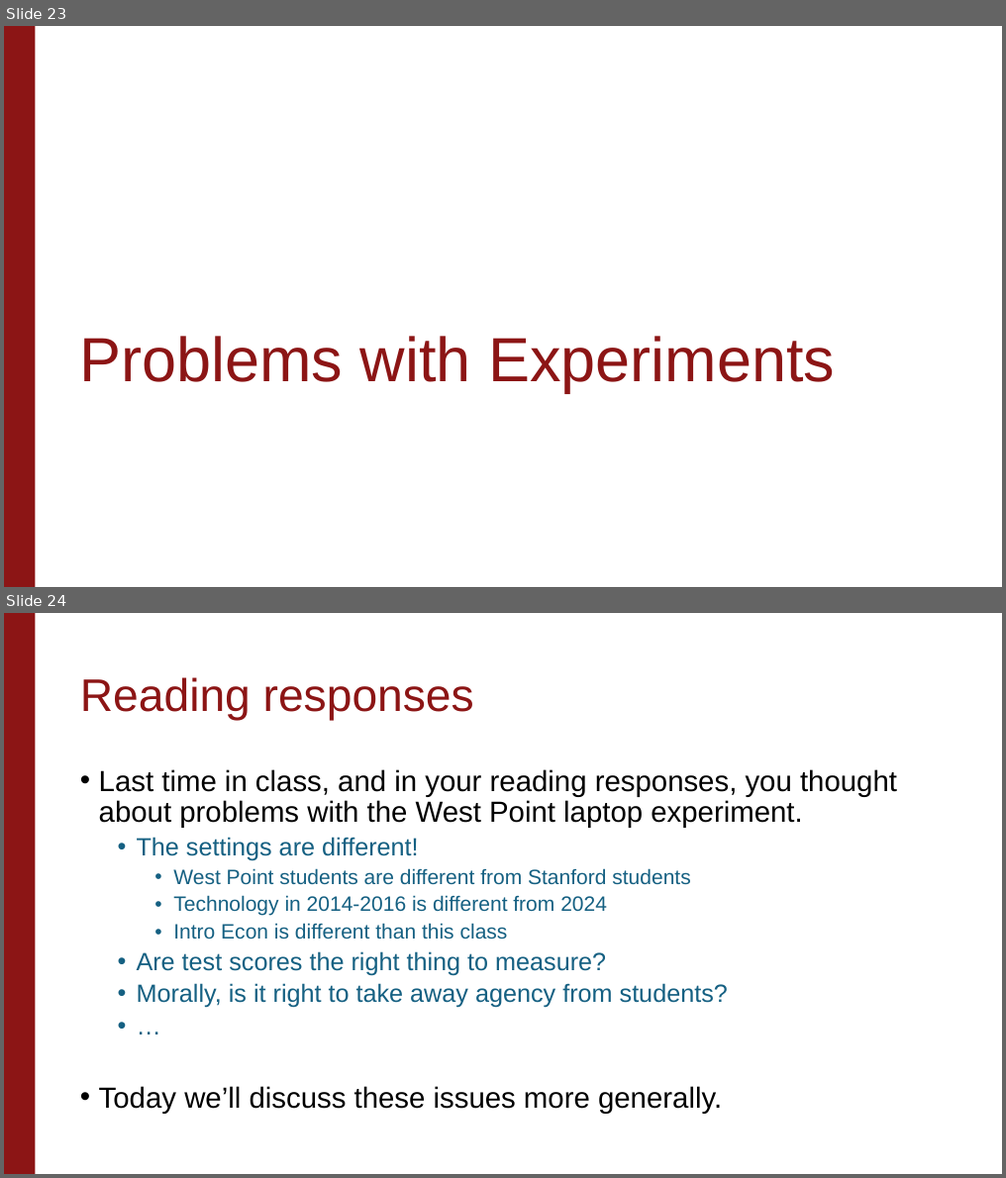
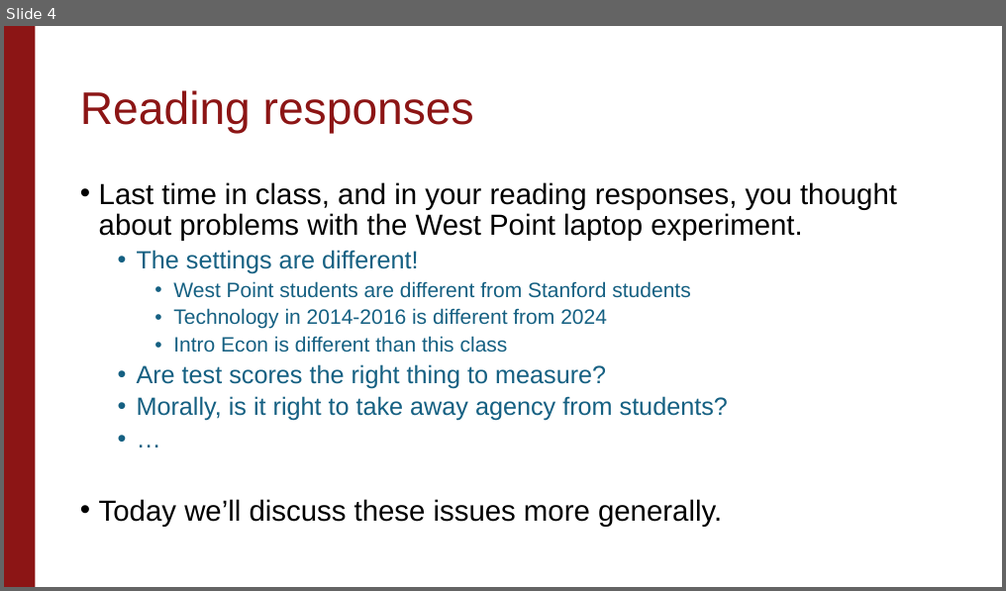
Before and after one commit to stanford-causal-inference-class/stanford-causal-inference-class.github.io, a slide deck: materials/lecture-slides/Unit1_Lecture2.pptx. Shown one above the other, each under a label of ours: slides 23 and 24 before the commit, slide 4 after it. The pictures are 1006x1178 and 1006x591 pixels, drawn with LibreOffice and Linux fonts; fonts in the diff are those of the drawing; background and template pictures are left out. Boxes give left, top, right and bottom in pixels: in the first picture for what was removed or moved away, otherwise in the second. Text is boxed around its words. In the diff, an @@ line names an element or a change of style, - is before the commit and + after.

```diff
--- a/materials/lecture-slides/Unit1_Lecture2.pptx
+++ b/materials/lecture-slides/Unit1_Lecture2.pptx
@@ slide 23 removed at [4,26,1002,587], background #FFFFFF; not listed: 1 template element that a slide beside it also shows @@
@@ title removed at [79,336,835,393] @@
-Problems with Experiments
@@ what was slide 24 is now slide 4 @@
```
Also in this commit, not shown: 1 slide changed, 21 other slides removed.
